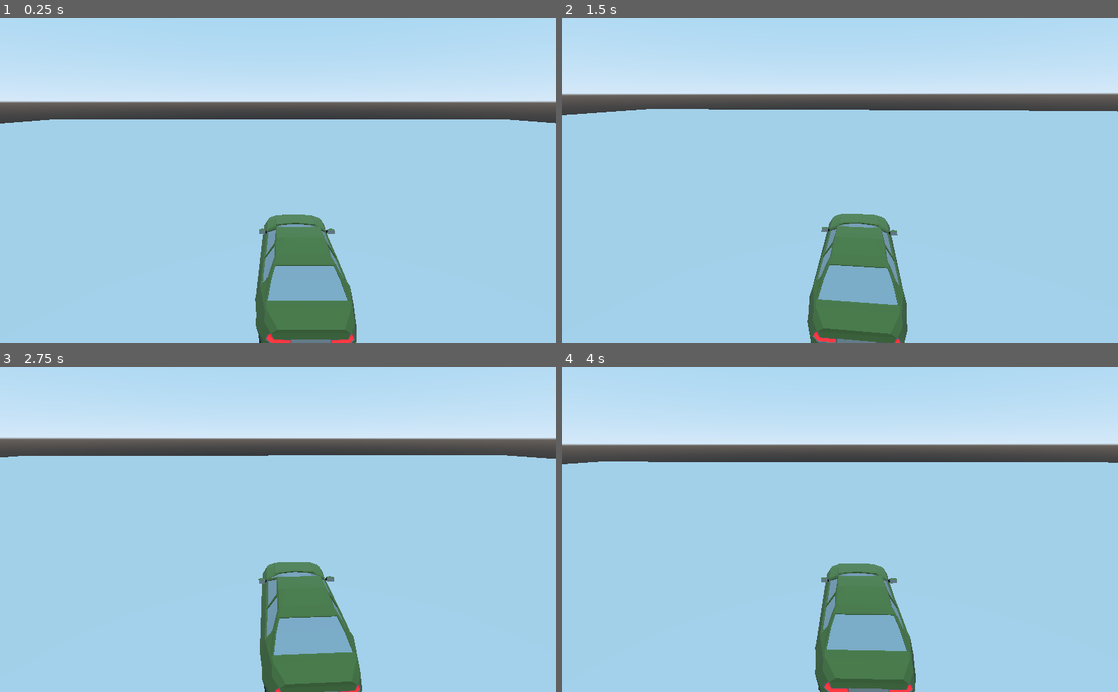
Above: before the commit, frames 1-4 (two rows, left to right).
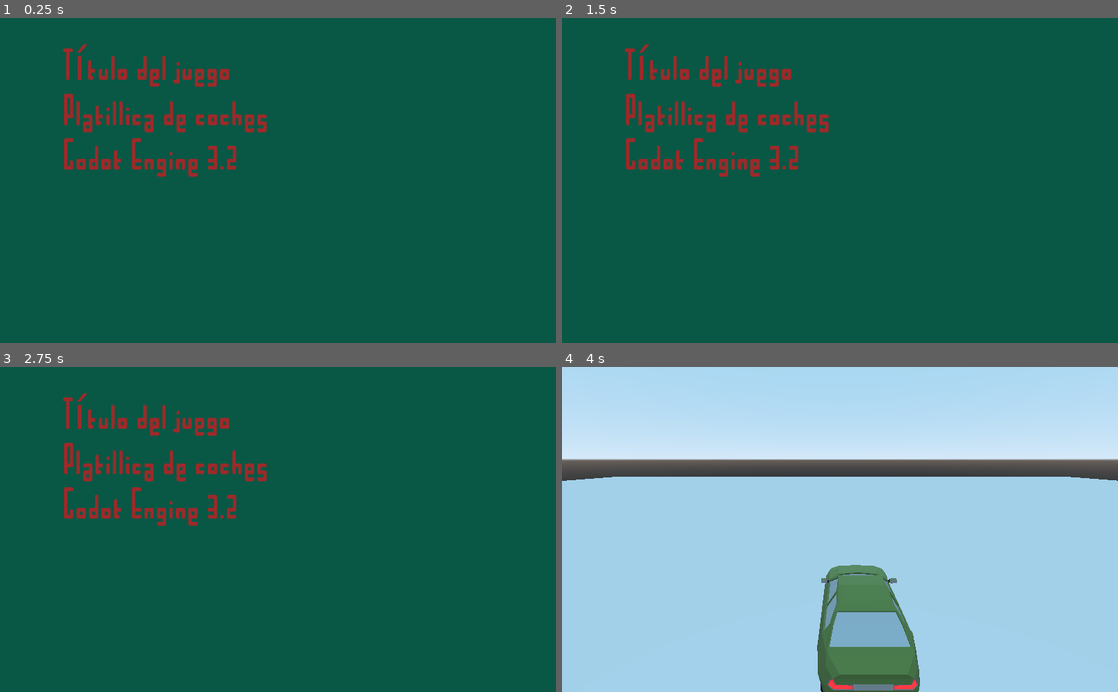
Above: after the commit, the same moments.

Repository: CycloPiStudio/Crazy-Car-2021
Game: Godot game, scene res://Ejecutable/Menus/Manu Principal/MenuPrincipal.tscn
The game is run twice, just before and just after one commit, with the same random seed, the same clock (stepped at 60 frames per second) and the same inputs. Before the commit the project starts from res://Ejecutable/Juego/Escenarios/Niveles/Nivel 1/TerrenoBasico.tscn.
Inputs (mouse positions are in pixels of both pictures, inside the frame that each line leads up to):
- Up to frame 1 (0.25 s): no input
- Up to frame 2 (1.5 s): move the mouse to (867, 180) at 0.52 s; hold Up (ui_up) from 0.53 s (still down); tap Space (ui_select) at 0.77 s; move the mouse to (812, 180) at 1.27 s
- Up to frame 3 (2.75 s): keep holding Up (ui_up); tap Space (ui_select) at 1.52 s; move the mouse to (289, 523) at 2.02 s
- Up to frame 4 (4 s): release Up (ui_up) at 2.75 s; click (840, 529) at 2.77 s; tap Enter at 3.5 s; move the mouse to (834, 536) at 3.52 s; hold Up (ui_up) from 3.53 s (still down); tap Space (ui_select) at 3.77 s

The runs differ from the first frame. In frame 1, 100% of the frame differs, in the area x 0-100%, y 0-100%; in frame 2, 100%; in frame 3, 100%; in frame 4, 12%.

Commit message:
Pongo  menu principal para empezar

Diff:
--- a/Main/project.godot
+++ b/Main/project.godot
@@ -16,7 +16,7 @@
 [application]
 
 config/name="Crazy-Car-2021"
-run/main_scene="res://Ejecutable/Juego/Escenarios/Niveles/Nivel 1/TerrenoBasico.tscn"
+run/main_scene="res://Ejecutable/Menus/Manu Principal/MenuPrincipal.tscn"
 config/icon="res://icon.png"
 
 [rendering]
